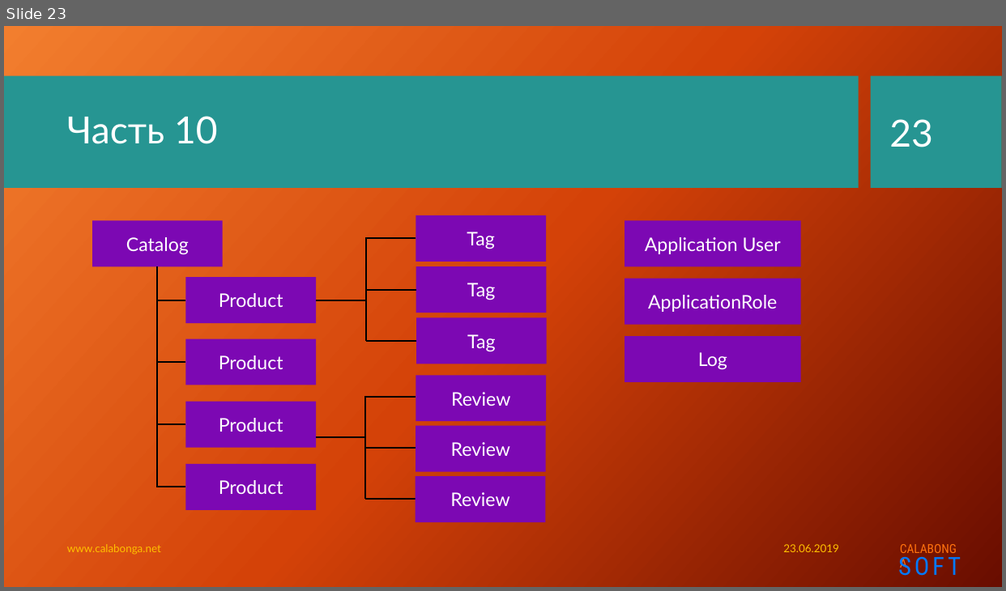
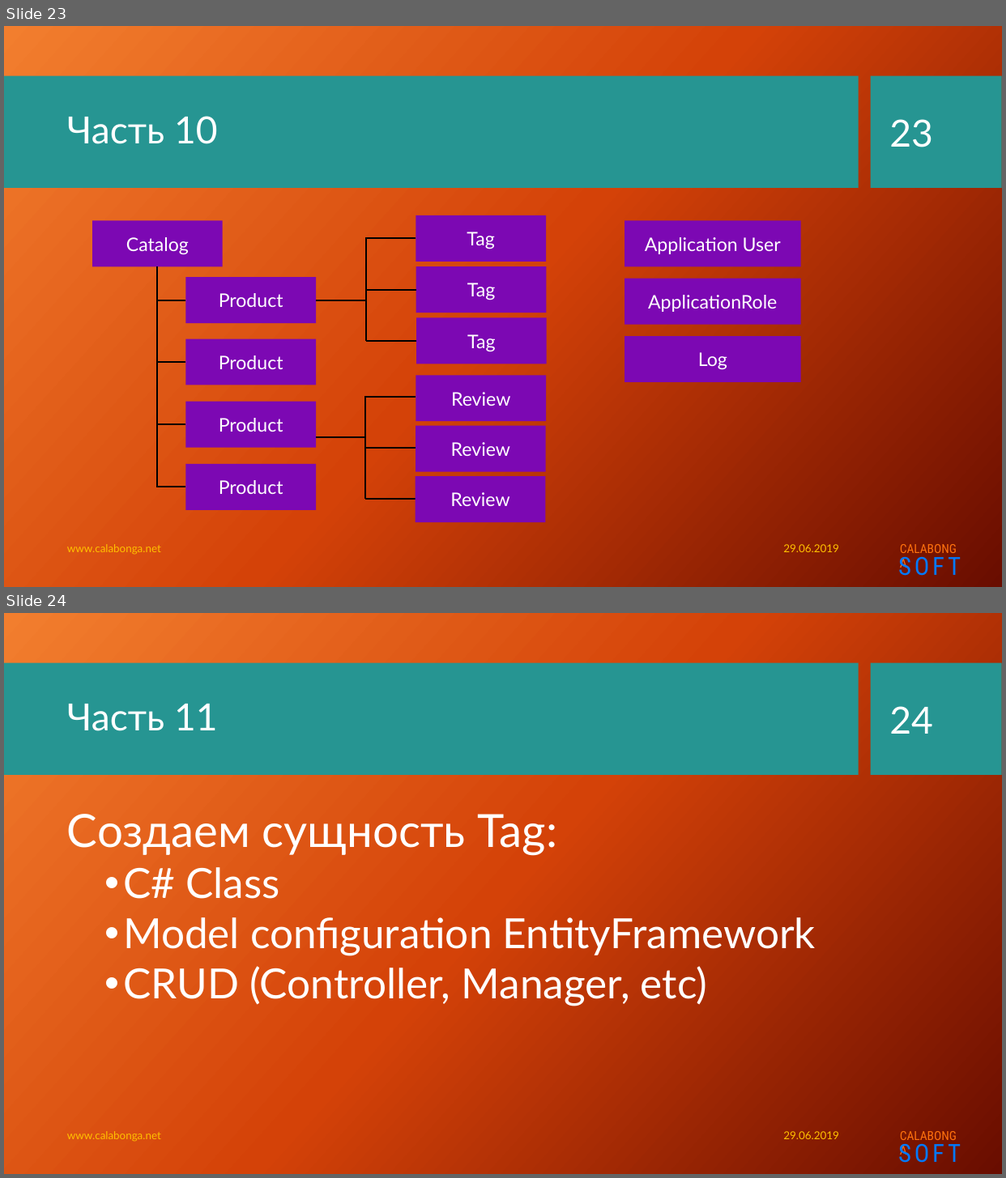
Before and after one commit to Calabonga/Calabonga.Catalog, a slide deck: Presentation/Calabonga.Catalog.pptx. Shown one above the other, each under a label of ours: slide 23 before the commit, slides 23 and 24 after it. The pictures are 1006x591 and 1006x1178 pixels, drawn with LibreOffice and Linux fonts; fonts in the diff are those of the drawing; background and template pictures are left out. Boxes give left, top, right and bottom in pixels: in the first picture for what was removed or moved away, otherwise in the second. Text is boxed around its words. In the diff, an @@ line names an element or a change of style, - is before the commit and + after.

Commit message:
Entity Tag added

```diff
--- a/Presentation/Calabonga.Catalog.pptx
+++ b/Presentation/Calabonga.Catalog.pptx
@@ slide 24 added at [4,613,1002,1174], background picture (left out); not listed: 4 template elements that a slide beside it also shows @@
@@ title added at [67,704,218,731], 36 pt, text #FFFFFF @@
+Часть 11
@@ page number added at [889,706,933,734], 36 pt, text #FFFFFF @@
+24
@@ text added at [67,814,816,1006], 40 pt, text #FFFFFF @@
+Создаем сущность Tag:
+  • C# Class
+  • Model configuration EntityFramework
+  • CRUD (Controller, Manager, etc)
@@ text added at [67,1131,161,1142], 10.5 pt, text #FFC000 @@
+www.calabonga.net
@@ text added at [783,1131,838,1139], 10.5 pt, text #FFC000 @@
+29.06.2019
@@ slide 23 changed as well @@
@@ text at [783,544,838,552]: text changed @@
-23.06.2019
+29.06.2019
```
Also in this commit, not shown: 21 other slides changed, 1 other slide added, 7 other files.
